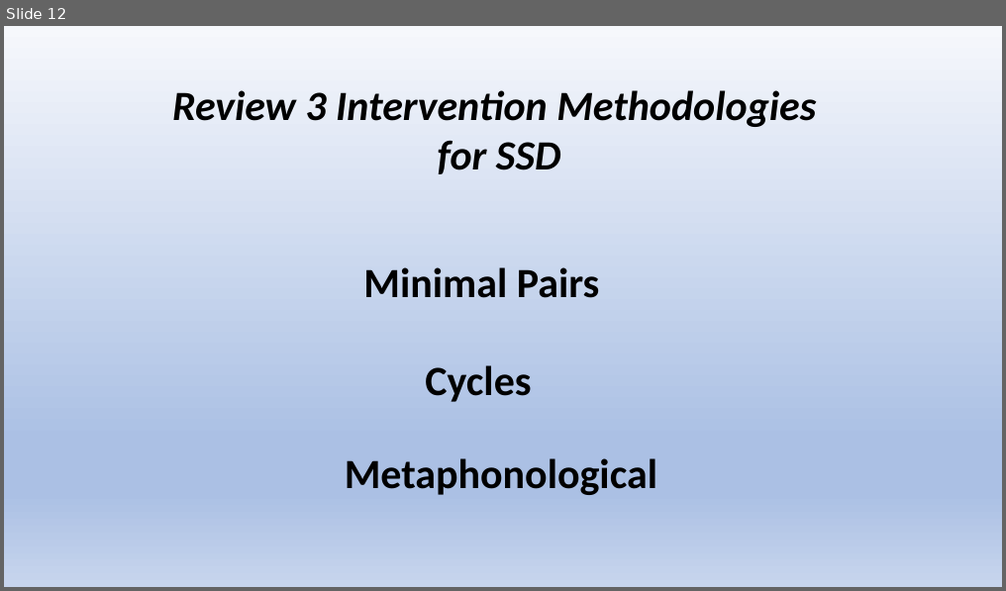
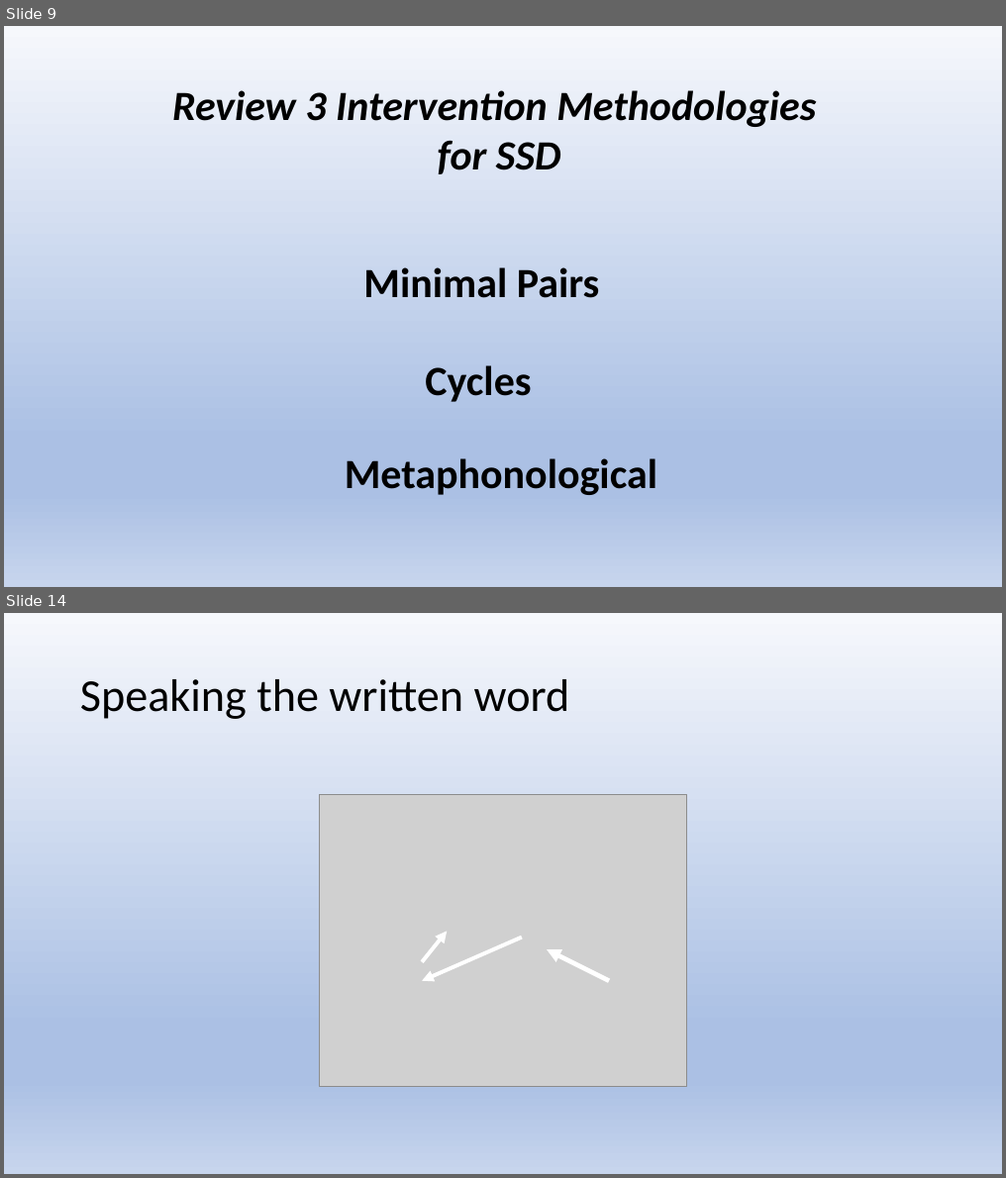
Before and after one commit to Jim-Wright90/cds431_sp22, a slide deck: slides/cds431_week2_1.pptx. Shown one above the other, each under a label of ours: slide 12 before the commit, slides 9 and 14 after it; the slides between them are not shown. The pictures are 1006x591 and 1006x1178 pixels, drawn with LibreOffice and Linux fonts; fonts in the diff are those of the drawing; grey boxes stand for pictures. Boxes give left, top, right and bottom in pixels: in the first picture for what was removed or moved away, otherwise in the second. Text is boxed around its words. In the diff, an @@ line names an element or a change of style, - is before the commit and + after.

```diff
--- a/slides/cds431_week2_1.pptx
+++ b/slides/cds431_week2_1.pptx
@@ slide 14 added at box(4, 613, 1002, 1174), background gradient #F6F8FC to #ABC0E4 to #C7D5ED @@
@@ title added at box(80, 679, 570, 719), 44 pt, text #000000 @@
+Speaking the written word
@@ picture added at box(320, 794, 687, 1086) @@
@@ arrow added from (522, 937) to (422, 981), #FFFFFF 3.75 pt @@
@@ arrow added from (422, 962) to (448, 931), #FFFFFF 3.75 pt @@
@@ arrow added from (609, 981) to (547, 950), #FFFFFF 4.5 pt @@
@@ what was slide 12 is now slide 9 @@
```
Also in this commit, not shown: 25 other slides added, 3 slides removed, 3 other files.
